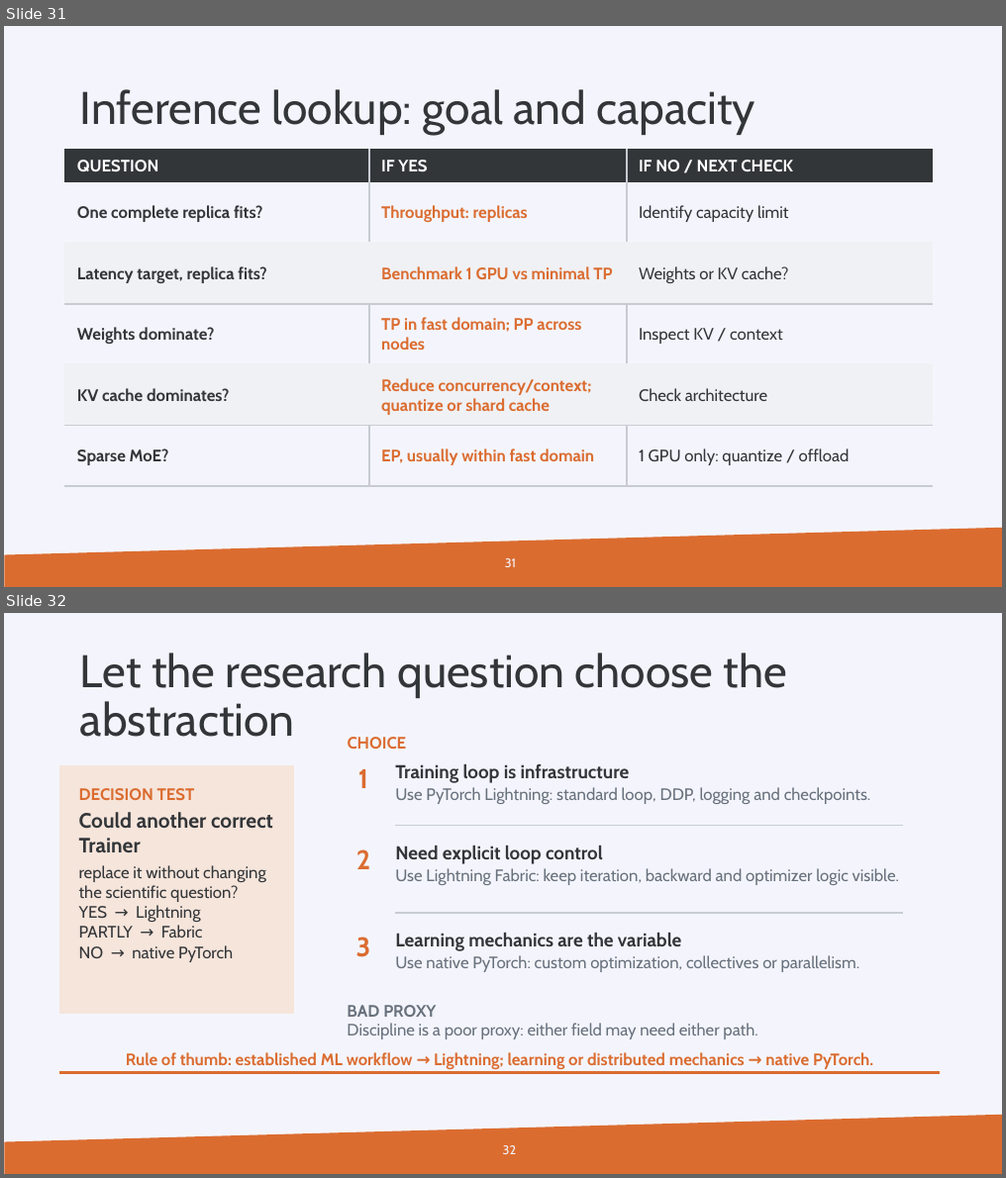
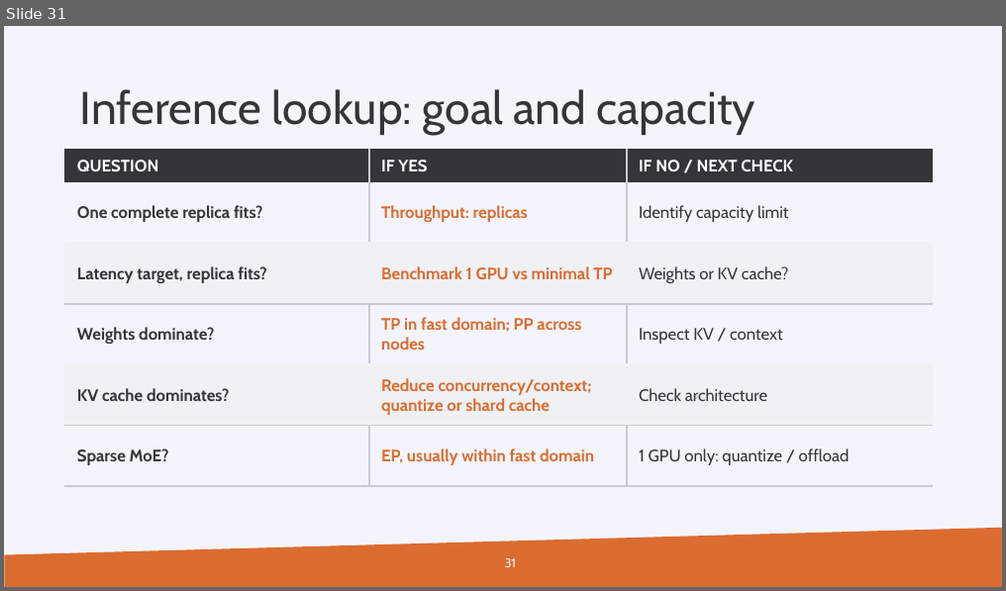
Before and after one commit to gjbex/Machine-learning-with-Python, a slide deck: multi_gpu_machine_learning.pptx. Shown one above the other, each under a label of ours: slides 31 and 32 before the commit, slide 31 after it. The pictures are 1006x1178 and 1006x591 pixels, drawn with LibreOffice and Linux fonts; fonts in the diff are those of the drawing; background and template pictures are left out. Boxes give left, top, right and bottom in pixels: in the first picture for what was removed or moved away, otherwise in the second. Text is boxed around its words. In the diff, an @@ line names an element or a change of style, - is before the commit and + after.

Commit message:
Move PyTorch framework choice slide to main slide deck

```diff
--- a/multi_gpu_machine_learning.pptx
+++ b/multi_gpu_machine_learning.pptx
@@ slide 32 removed at (x1=4, y1=613, x2=1002, y2=1174), background #F4F5FC; not listed: 1 template element that a slide beside it also shows @@
@@ title removed at (x1=80, y1=653, x2=787, y2=737) @@
-Let the research question choose the abstraction
@@ text removed at (x1=348, y1=737, x2=407, y2=749) @@
-CHOICE
@@ rectangle removed at (x1=60, y1=766, x2=294, y2=1014) @@
@@ text removed at (x1=79, y1=788, x2=195, y2=800) @@
-DECISION TEST
@@ text removed at (x1=358, y1=769, x2=368, y2=788) @@
-1
@@ text removed at (x1=395, y1=764, x2=630, y2=783) @@
-Training loop is infrastructure
@@ text removed at (x1=395, y1=787, x2=871, y2=804) @@
-Use PyTorch Lightning: standard loop, DDP, logging and checkpoints.
@@ text removed at (x1=79, y1=812, x2=273, y2=853) @@
-Could another correct Trainer
@@ text removed at (x1=356, y1=850, x2=370, y2=869) @@
-2
@@ rectangle removed at (x1=395, y1=825, x2=902, y2=826) @@
@@ text removed at (x1=395, y1=846, x2=603, y2=864) @@
-Need explicit loop control
@@ text removed at (x1=79, y1=865, x2=266, y2=962) @@
-replace it without changing the scientific question?
-YES → Lightning
-PARTLY → Fabric
-NO → native PyTorch
@@ text removed at (x1=395, y1=868, x2=899, y2=885) @@
-Use Lightning Fabric: keep iteration, backward and optimizer logic visible.
@@ text removed at (x1=356, y1=937, x2=371, y2=958) @@
-3
@@ rectangle removed at (x1=395, y1=912, x2=902, y2=913) @@
@@ text removed at (x1=395, y1=933, x2=682, y2=952) @@
-Learning mechanics are the variable
@@ text removed at (x1=395, y1=956, x2=860, y2=972) @@
-Use native PyTorch: custom optimization, collectives or parallelism.
@@ text removed at (x1=347, y1=1005, x2=436, y2=1017) @@
-BAD PROXY
@@ text removed at (x1=347, y1=1023, x2=757, y2=1040) @@
-Discipline is a poor proxy: either field may need either path.
@@ text removed at (x1=126, y1=1053, x2=873, y2=1069) @@
-Rule of thumb: established ML workflow → Lightning; learning or distributed mechanics → native PyTorch.
@@ rectangle removed at (x1=60, y1=1071, x2=940, y2=1073) @@
@@ page number removed at (x1=503, y1=1146, x2=516, y2=1155) @@
-32
```
Also in this commit, not shown: 1 other file.
